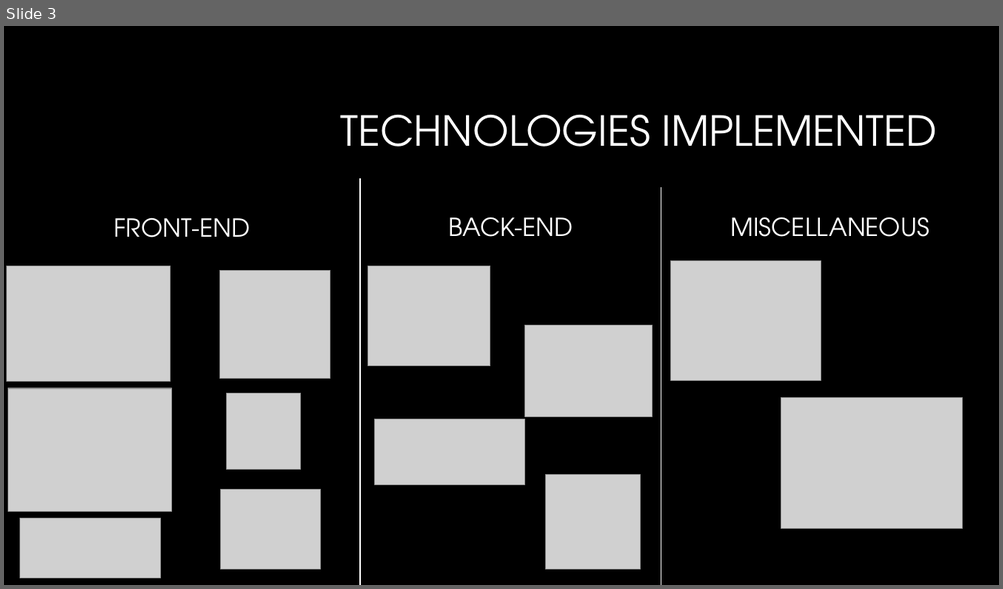
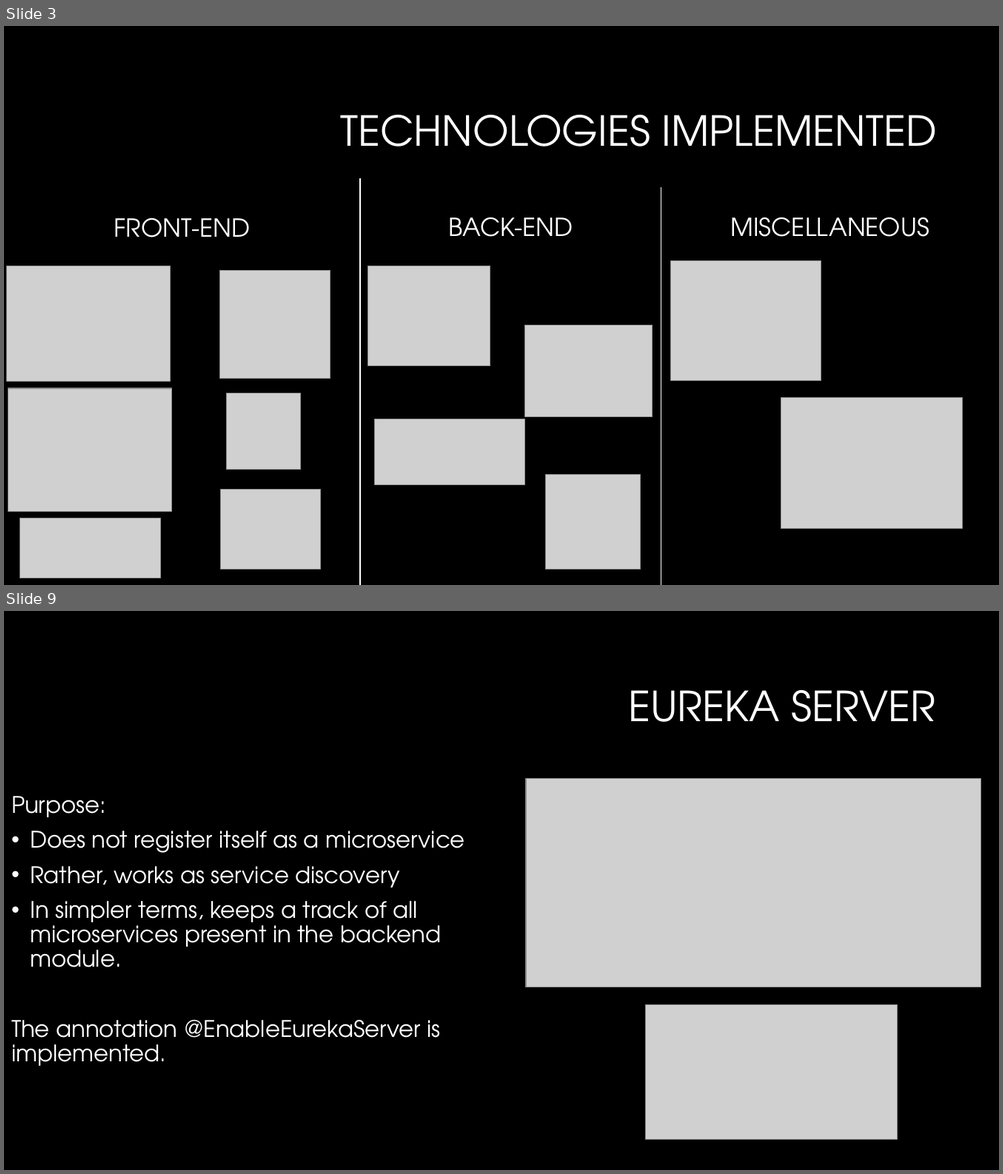
Before and after one commit to ashimaakash03/ride-booking-application, a slide deck: RideBookingApplication.pptx. Shown one above the other, each under a label of ours: slide 3 before the commit, slides 3 and 9 after it; the slides between them are not shown. The pictures are 1003x589 and 1003x1174 pixels, drawn with LibreOffice and Linux fonts; fonts in the diff are those of the drawing; grey boxes stand for pictures; background and template pictures are left out. Boxes give left, top, right and bottom in pixels: in the first picture for what was removed or moved away, otherwise in the second. Text is boxed around its words. In the diff, an @@ line names an element or a change of style, - is before the commit and + after.

```diff
--- a/RideBookingApplication.pptx
+++ b/RideBookingApplication.pptx
@@ slide 9 added at bbox=[4, 611, 999, 1170], background #000000 @@
@@ title added at bbox=[628, 690, 935, 722], 40 pt, text #FFFFFF @@
+EUREKA SERVER
@@ picture added at bbox=[526, 779, 980, 987] @@
@@ text added at bbox=[11, 796, 465, 1066], 22 pt, text #FFFFFF @@
+Purpose:
+• Does not register itself as a microservice
+• Rather, works as service discovery
+• In simpler terms, keeps a track of all microservices present in the backend module.
+The annotation @EnableEurekaServer is implemented.
@@ picture added at bbox=[646, 1005, 897, 1139] @@
```
Also in this commit, not shown: 1 slide changed, 9 other slides added, 1 slide removed.
